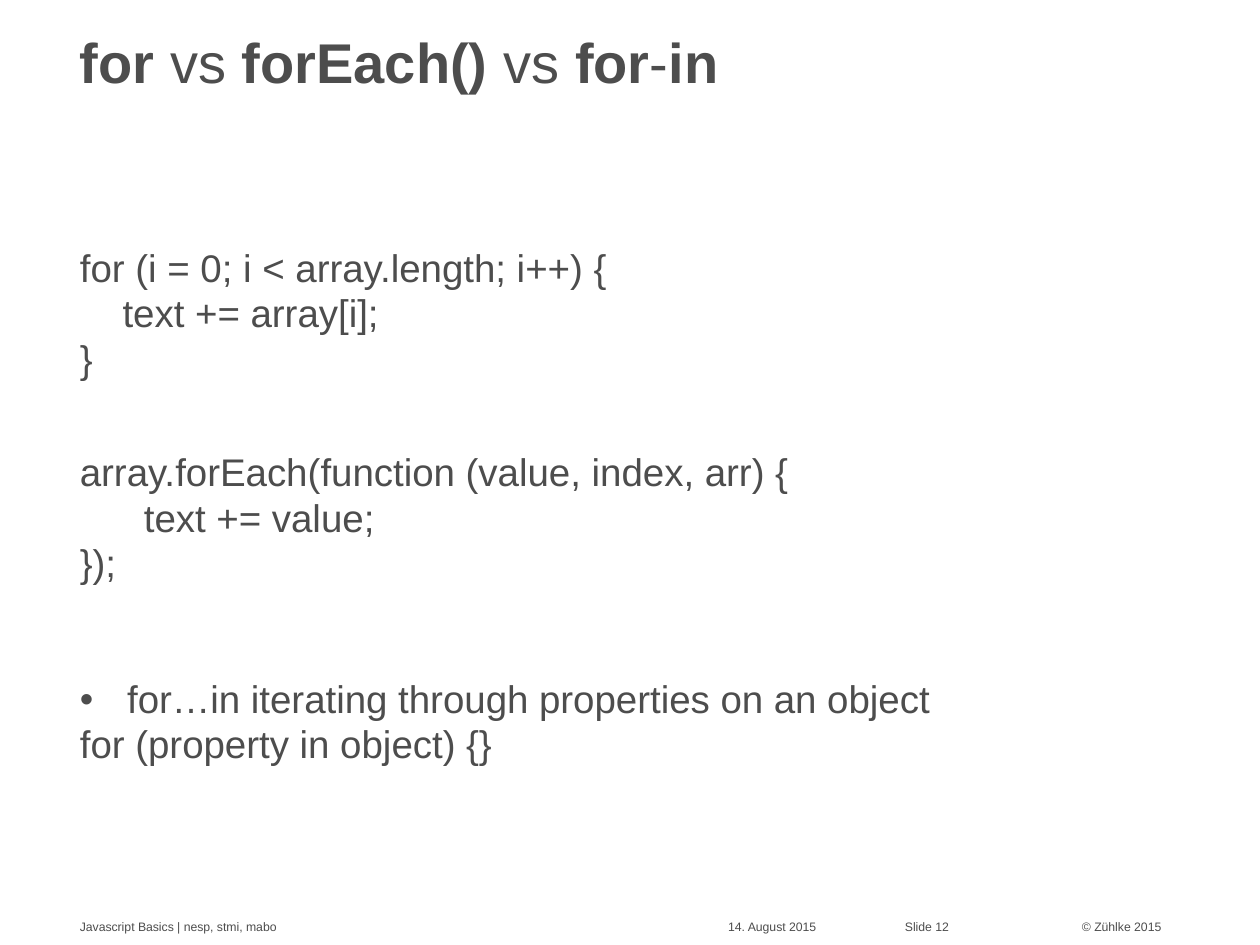
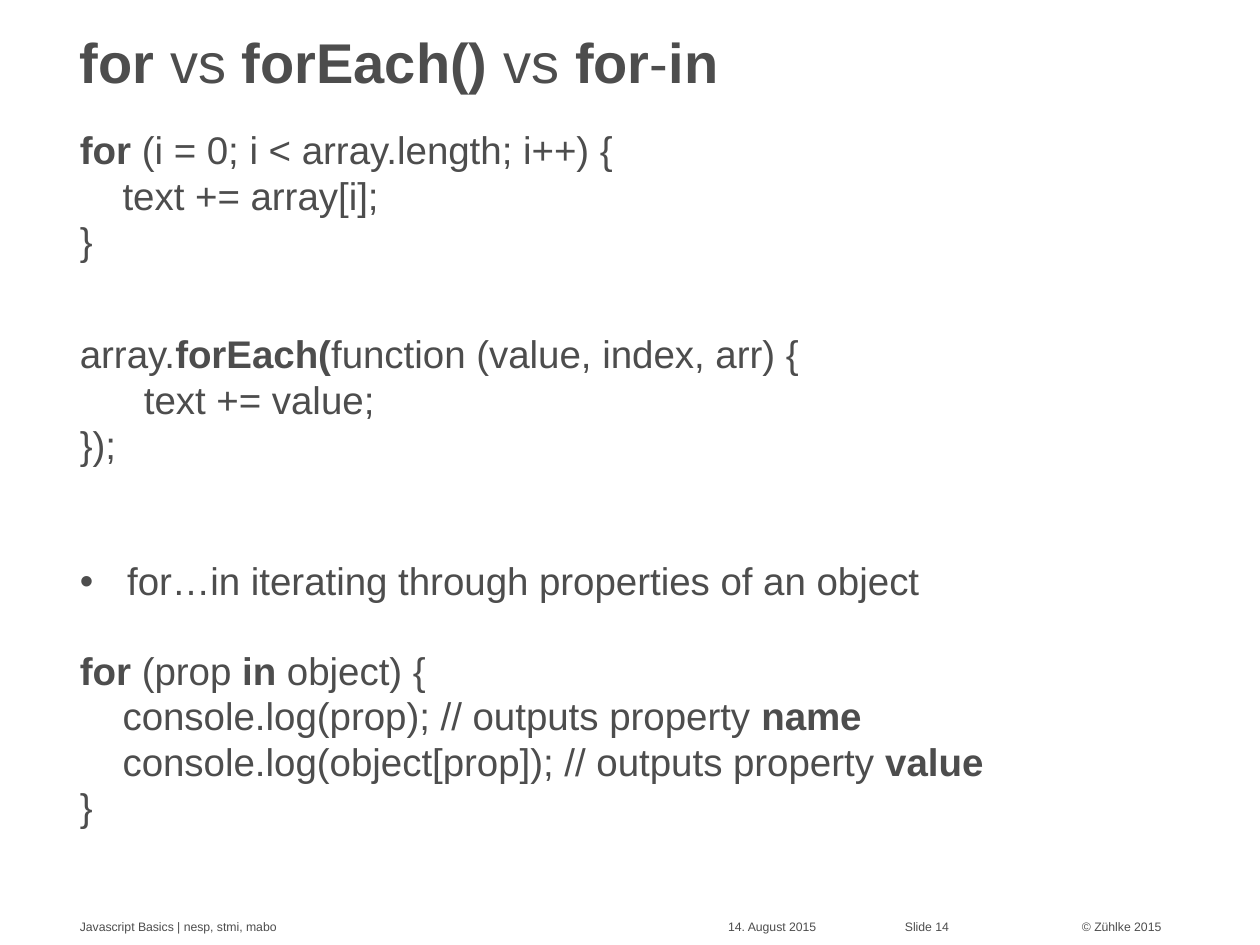
Before and after one commit to Zuehlke/security-onboarding, a slide deck: slide 14 of javascript_basics/Javascript Basics - basics.pptx (slide 12 before the commit). Drawn at 1260x945 pixels with LibreOffice and Linux fonts; fonts in the diff are those of the drawing. Boxes give left, top, right and bottom in pixels: in the first picture for what was removed or moved away, otherwise in the second. Text is boxed around its words. In the diff, an @@ line names an element or a change of style, - is before the commit and + after.

```diff
--- a/javascript_basics/Javascript Basics - basics.pptx
+++ b/javascript_basics/Javascript Basics - basics.pptx
@@ text "for (i = 0; i ...": place and size @@
-text "for (i = 0; i ..." at (80,254,930,765)
+text "for (i = 0; i ..." at (80,136,983,783)
@@ text at (80,136,775,376): bold on in "for", "array.forEach(function" @@
@@ text at (80,567,983,783): text changed @@
-• for…in iterating through properties on an object
-for (property in object) {}
+• for…in iterating through properties of an object
+for (prop in object) {
+console.log(prop); // outputs property name
+console.log(object[prop]); // outputs property value
+}
@@ page number at (905,922,949,931): text changed @@
-Slide 12
+Slide 14
```
Also in this commit, not shown: 7 other slides changed, 4 slides added.
